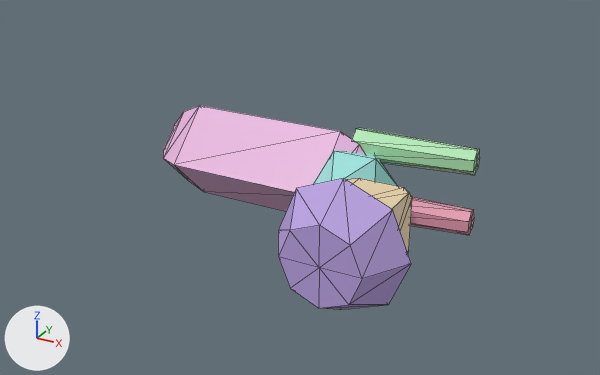
An edit to the glTF model public/studio/v2.15.0/d_sphinx/model.glb, drawn before and after from the same camera.
The view is the same before and after, from a 50 mm camera at (5.42, -9.71, 4.3) aimed at (0.75, -1.21, 0.05). Every picture has the same lights, and +X, +Y and +Z are marked at lower left. The first picture is the older version. Mesh edges are drawn as thin lines. Where no turn or scale is listed for an object, it has been applied to the vertices.

In view in the first picture: 'part0', 'part1', 'part2', 'part3', 'part4', 'part5'.
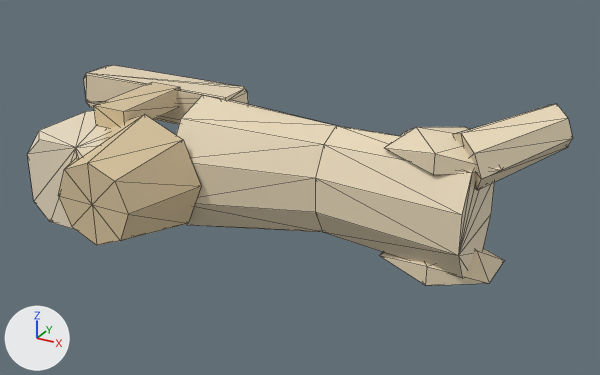
What differs and where, as boxes (x1, y1, x2, y2) in the pictures (600 x 375 px):
'part0', reshaped
    before: (163, 106, 365, 211)
    after: (315, 126, 495, 278)
'part1', reshaped
    before: (313, 151, 398, 186)
    after: (176, 95, 336, 232)
'part3', reshaped
    before: (278, 178, 411, 310)
    after: (379, 248, 505, 286)
'part7', added (beige)
    after: (58, 114, 201, 245)
'part4', reshaped
    before: (352, 128, 480, 175)
    after: (84, 65, 248, 125)
'part10', added (beige)
    after: (453, 104, 573, 190)
'part2', reshaped
    before: (347, 178, 412, 253)
    after: (384, 127, 502, 175)
'part6', added (beige)
    after: (27, 111, 108, 229)
'part8', added (beige)
    after: (94, 83, 181, 128)
'part5', reshaped (not visible afterwards)
    before: (410, 197, 474, 235)
part 4 of me_geometry_3, deleted (purple)
    before: (278, 178, 411, 310)
part 5 of me_geometry_3, added (beige)
    after: (379, 248, 505, 286)
part 6 of me_geometry_4, added (beige)
    after: (84, 65, 248, 125)
part 7 of me_geometry_4, deleted (green)
    before: (352, 128, 480, 175)

What changed in the scene script:
```text
Add mat_defaultmaterial_010:
    mat_defaultmaterial_010 = bpy.data.materials.new('DefaultMaterial.010')
    mat_defaultmaterial_010.use_nodes = True; mat_defaultmaterial_010.node_tree.nodes.clear()
    _N = mat_defaultmaterial_010.node_tree.nodes; _L = mat_defaultmaterial_010.node_tree.links
    n0 = _N.new('ShaderNodeOutputMaterial'); n0.name = 'Material Output'
    n1 = _N.new('ShaderNodeBsdfPrincipled'); n1.name = 'Principled BSDF'
    n2 = _N.new('ShaderNodeVertexColor'); n2.name = 'Color Attribute'
    _L.new(n1.outputs[0], n0.inputs[0])  # 'BSDF' to 'Surface'
    _L.new(n2.outputs[0], n1.inputs[0])  # 'Color' to 'Base Color'
Add mat_defaultmaterial_008:
    mat_defaultmaterial_008 = bpy.data.materials.new('DefaultMaterial.008')
    mat_defaultmaterial_008.use_nodes = True; mat_defaultmaterial_008.node_tree.nodes.clear()
    _N = mat_defaultmaterial_008.node_tree.nodes; _L = mat_defaultmaterial_008.node_tree.links
    n0 = _N.new('ShaderNodeOutputMaterial'); n0.name = 'Material Output'
    n1 = _N.new('ShaderNodeBsdfPrincipled'); n1.name = 'Principled BSDF'
    n2 = _N.new('ShaderNodeVertexColor'); n2.name = 'Color Attribute'
    _L.new(n1.outputs[0], n0.inputs[0])  # 'BSDF' to 'Surface'
    _L.new(n2.outputs[0], n1.inputs[0])  # 'Color' to 'Base Color'
Add mat_defaultmaterial_007:
    mat_defaultmaterial_007 = bpy.data.materials.new('DefaultMaterial.007')
    mat_defaultmaterial_007.use_nodes = True; mat_defaultmaterial_007.node_tree.nodes.clear()
    _N = mat_defaultmaterial_007.node_tree.nodes; _L = mat_defaultmaterial_007.node_tree.links
    n0 = _N.new('ShaderNodeOutputMaterial'); n0.name = 'Material Output'
    n1 = _N.new('ShaderNodeBsdfPrincipled'); n1.name = 'Principled BSDF'
    n2 = _N.new('ShaderNodeVertexColor'); n2.name = 'Color Attribute'
    _L.new(n1.outputs[0], n0.inputs[0])  # 'BSDF' to 'Surface'
    _L.new(n2.outputs[0], n1.inputs[0])  # 'Color' to 'Base Color'
Add mat_defaultmaterial_006:
    mat_defaultmaterial_006 = bpy.data.materials.new('DefaultMaterial.006')
    mat_defaultmaterial_006.use_nodes = True; mat_defaultmaterial_006.node_tree.nodes.clear()
    _N = mat_defaultmaterial_006.node_tree.nodes; _L = mat_defaultmaterial_006.node_tree.links
    n0 = _N.new('ShaderNodeOutputMaterial'); n0.name = 'Material Output'
    n1 = _N.new('ShaderNodeBsdfPrincipled'); n1.name = 'Principled BSDF'
    n2 = _N.new('ShaderNodeVertexColor'); n2.name = 'Color Attribute'
    _L.new(n1.outputs[0], n0.inputs[0])  # 'BSDF' to 'Surface'
    _L.new(n2.outputs[0], n1.inputs[0])  # 'Color' to 'Base Color'
Change me_geometry_0:
    remove me_geometry_0.from_pydata(...)  # 26 vertices, 48 faces; spans x -1.73..1.53, y -1.26..0.06, z -0.66..0.66
    add me_geometry_0.from_pydata(...)  # 20 vertices, 36 faces; spans x 0.98..2.94, y -1.42..-0.11, z -0.84..0.84
    me_geometry_0 part 1: the whole mesh is rebuilt
Change me_geometry_1:
    remove me_geometry_1.from_pydata(...)  # 12 vertices, 20 faces; spans x 0.882..1.818, y -1.538..-0.262, z -0.51..0.51
    add me_geometry_1.from_pydata(...)  # 20 vertices, 36 faces; spans x -0.896..0.98, y -1.75..-0.113, z -0.952..0.952
    me_geometry_1 part 2: the whole mesh is rebuilt
Change me_geometry_2:
    remove me_geometry_2.from_pydata(...)  # 24 vertices, 44 faces; spans x 1.56..2.34, y -2.375..-1.425, z -0.45..0.45
    add me_geometry_2.from_pydata(...)  # 12 vertices, 20 faces; spans x 1.805..3.235, y -1.252..-0.204, z 0.514..0.942
    me_geometry_2 part 3: the whole mesh is rebuilt
Change me_geometry_3:
    remove me_geometry_3.from_pydata(...)  # 18 vertices, 32 faces; spans x 1.06..2.7, y -2.85..-2.3, z -0.82..0.82
    add me_geometry_3.from_pydata(...)  # 12 vertices, 20 faces; spans x 1.81..3.23, y -1.25..-0.2, z -0.94..-0.51
    me_geometry_3 part 4: 18 vertices removed from x 1.06..2.7, y -2.85..-2.3, z -0.82..0.82
    me_geometry_3 part 5: 12 vertices added at x 1.81..3.23, y -1.25..-0.2, z -0.94..-0.51, forming an icosphere of 20 faces
Change me_geometry_4:
    remove me_geometry_4.from_pydata(...)  # 16 vertices, 28 faces; spans x 1.08..2.71, y -0.5..-0.01, z 0.21..0.63
    add me_geometry_4.from_pydata(...)  # 24 vertices, 44 faces; spans x -3.28..-0.76, y -0.64..-0.03, z 0.34..0.84
    me_geometry_4 part 6: 24 vertices added at x -3.28..-0.76, y -0.64..-0.03, z 0.34..0.84
    me_geometry_4 part 7: 16 vertices removed from x 1.08..2.71, y -0.5..-0.01, z 0.21..0.63
Change me_geometry_5:
    remove me_geometry_5.from_pydata(...)  # 16 vertices, 28 faces; spans x 1.08..2.71, y -0.5..-0.01, z -0.63..-0.21
    add me_geometry_5.from_pydata(...)  # 24 vertices, 44 faces; spans x -3.28..-0.76, y -0.64..-0.03, z -0.84..-0.34
    me_geometry_5 part 8: 16 vertices removed from x 1.08..2.71, y -0.5..-0.01, z -0.63..-0.21
    other edits to the shape of me_geometry_5 do not show in these pictures
Add ob_part10:
    ob_part10 = bpy.data.objects.new('part10', me_geometry_10)  # 16 vertices, 28 faces; spans x 2.563..3.839, y -1.207..0.043, z 0.408..1.333
    ob_part10.location = (0.0, 0.0, 0.0)
Add ob_part8:
    ob_part8 = bpy.data.objects.new('part8', me_geometry_8)  # a box spanning x -2.044..-1.54, y -1.792..-0.56, z 0.588..0.868
    ob_part8.location = (0.0, 0.0, 0.0)
Add ob_part7:
    ob_part7 = bpy.data.objects.new('part7', me_geometry_7)  # an 8-sided cut cone along y (radius 0.56 at the low end, 0.84 at the high end) spanning x -2.13..-0.45, y -2.8..-1.68, z -0.84..0.84
    ob_part7.location = (0.0, 0.0, 0.0)
Add ob_part6:
    ob_part6 = bpy.data.objects.new('part6', me_geometry_6)  # 24 vertices, 44 faces; spans x -2.576..-1.456, y -2.548..-1.148, z -0.588..0.588
    ob_part6.location = (0.0, 0.0, 0.0)
```
